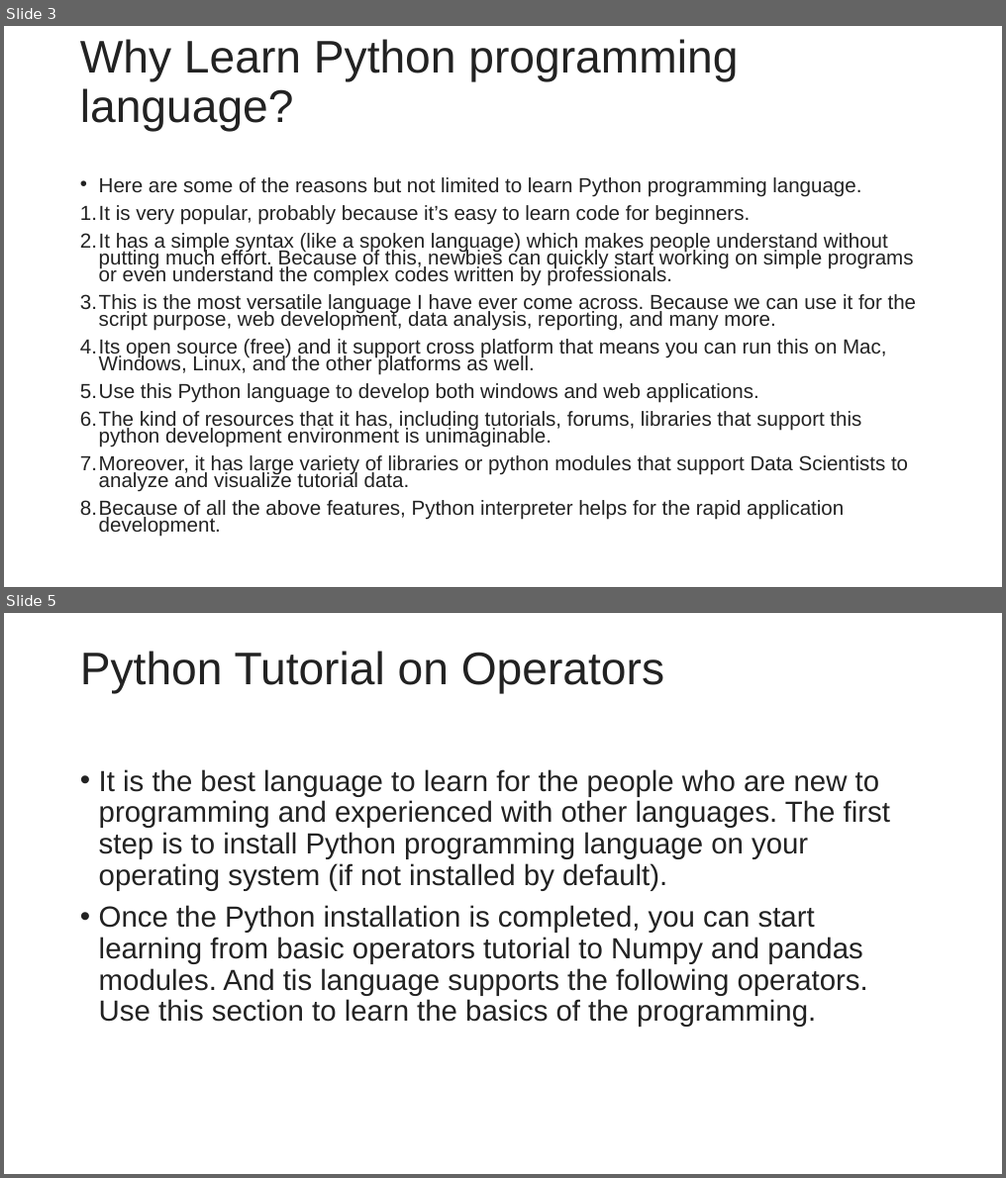
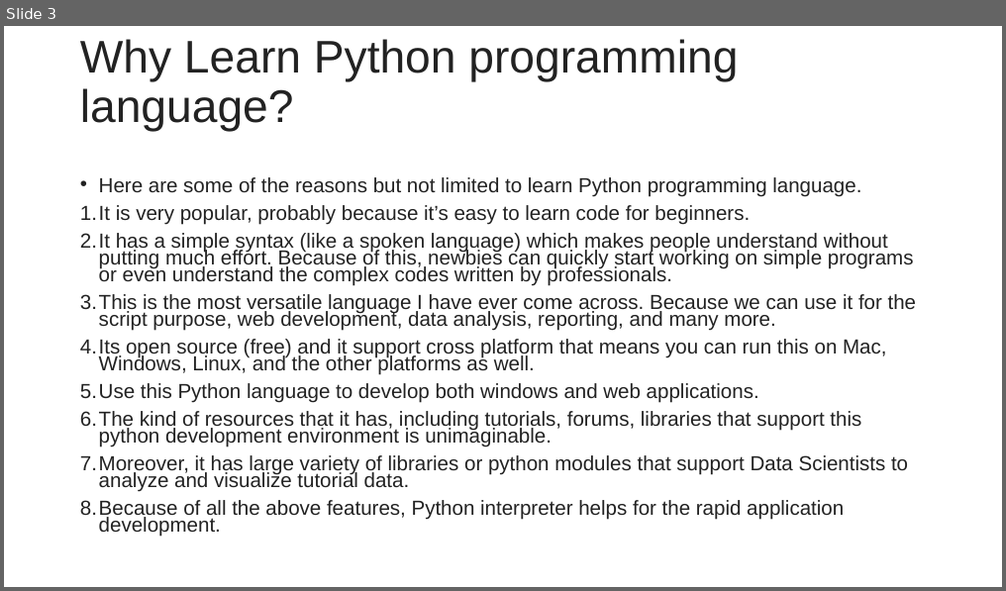
Before and after one commit to hitendradixit/Machine-Learning, a slide deck: SeesionSlides/MACHINE LEARNING Session 1.pptx. Shown one above the other, each under a label of ours: slides 3 and 5 before the commit, slide 3 after it; the slides between them are not shown. The pictures are 1006x1178 and 1006x591 pixels, drawn with LibreOffice and Linux fonts; fonts in the diff are those of the drawing. Boxes give left, top, right and bottom in pixels: in the first picture for what was removed or moved away, otherwise in the second. Text is boxed around its words. In the diff, an @@ line names an element or a change of style, - is before the commit and + after.

```diff
--- a/SeesionSlides/MACHINE LEARNING Session 1.pptx
+++ b/SeesionSlides/MACHINE LEARNING Session 1.pptx
@@ slide 5 removed at [4,613,1002,1174], background #FFFFFF @@
@@ title removed at [80,651,664,693] @@
-Python Tutorial on Operators
@@ text removed at [99,769,890,1027] @@
-• It is the best language to learn for the people who are new to programming and experienced with other languages. The first step is to install Python programming language on your operating system (if not installed by default).
-• Once the Python installation is completed, you can start learning from basic operators tutorial to Numpy and pandas modules. And tis language supports the following operators. Use this section to learn the basics of the programming.
```
Also in this commit, not shown: 2 slides changed, 17 slides added, 6 other slides removed.
